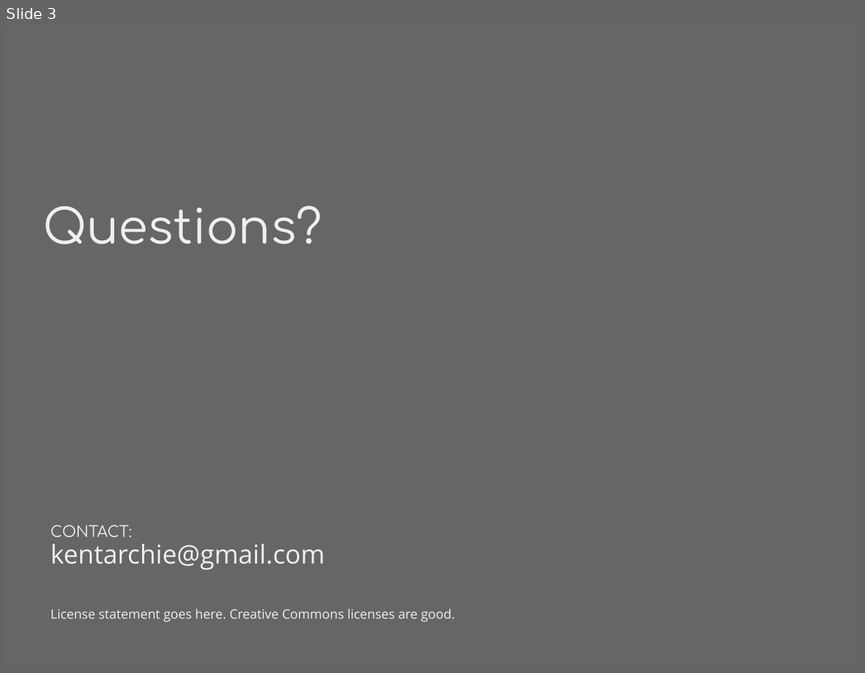
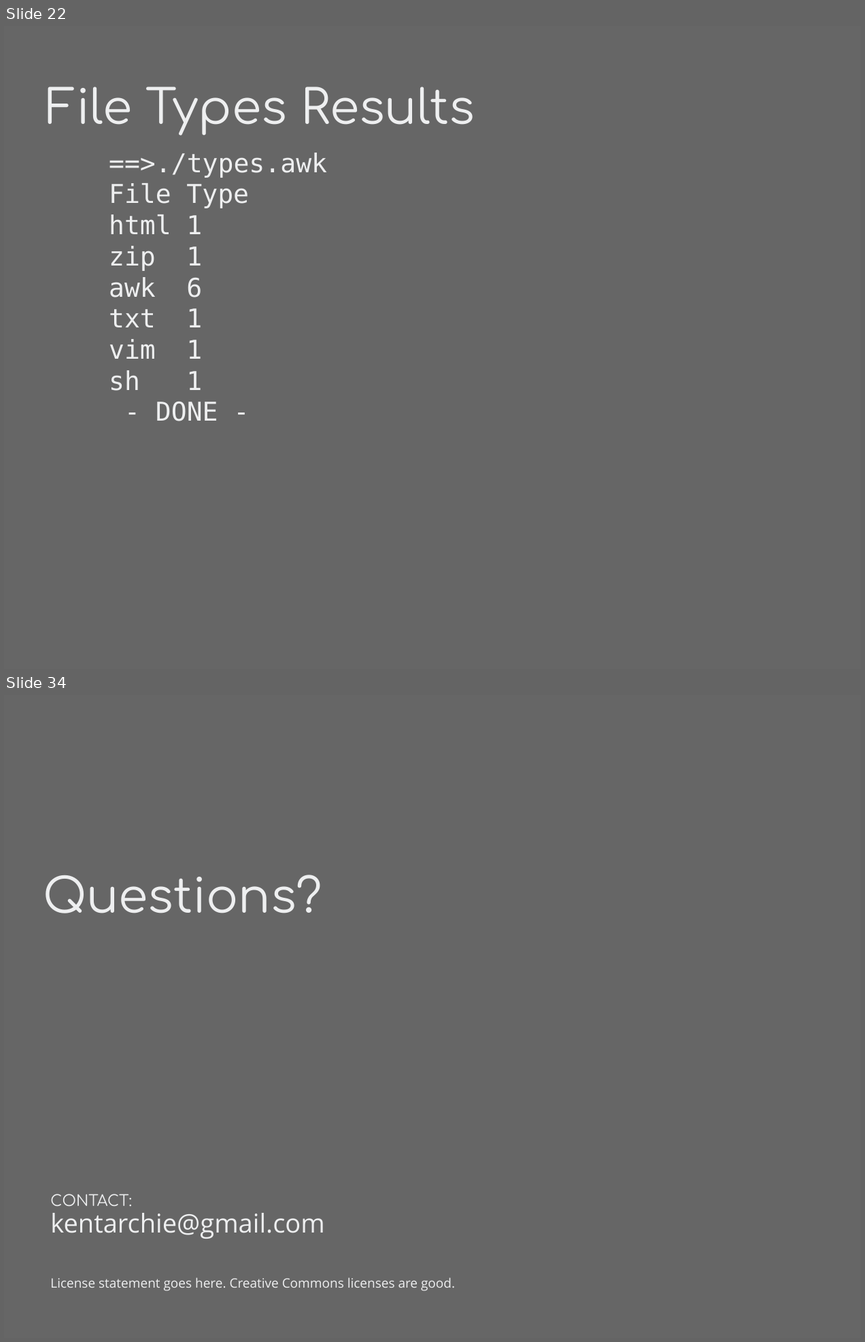
Before and after one commit to kentarchie/three-languages-talk, a slide deck: Slides/ThreeLanguages.odp. Shown one above the other, each under a label of ours: slide 3 before the commit, slides 22 and 34 after it; the slides between them are not shown. The pictures are 865x673 and 865x1342 pixels, drawn with LibreOffice and Linux fonts; fonts in the diff are those of the drawing. Boxes give left, top, right and bottom in pixels: in the first picture for what was removed or moved away, otherwise in the second. Text is boxed around its words. In the diff, an @@ line names an element or a change of style, - is before the commit and + after.

```diff
--- a/Slides/ThreeLanguages.odp
+++ b/Slides/ThreeLanguages.odp
@@ slide 22 added at (4,26,861,669), background #666666 @@
@@ title added at (47,87,475,135), 44 pt, text #EEEFF0 @@
+File Types Results
@@ text added at (109,152,327,421), 24 pt, text #EEEFF0 @@
+==>./types.awk
+File Type
+html 1
+zip 1
+awk 6
+txt 1
+vim 1
+sh 1
+- DONE -
@@ what was slide 3 is now slide 34 @@
```
Also in this commit, not shown: 30 other slides added, 15 other files.
